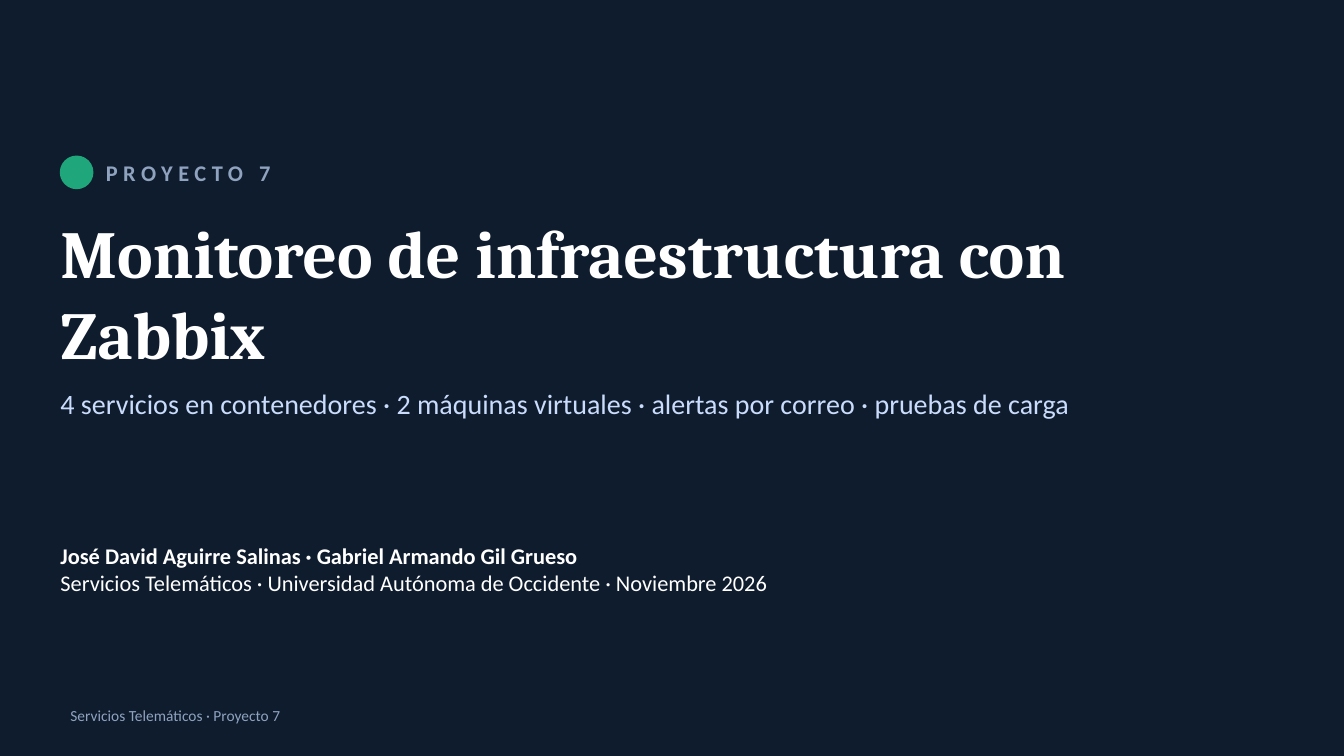
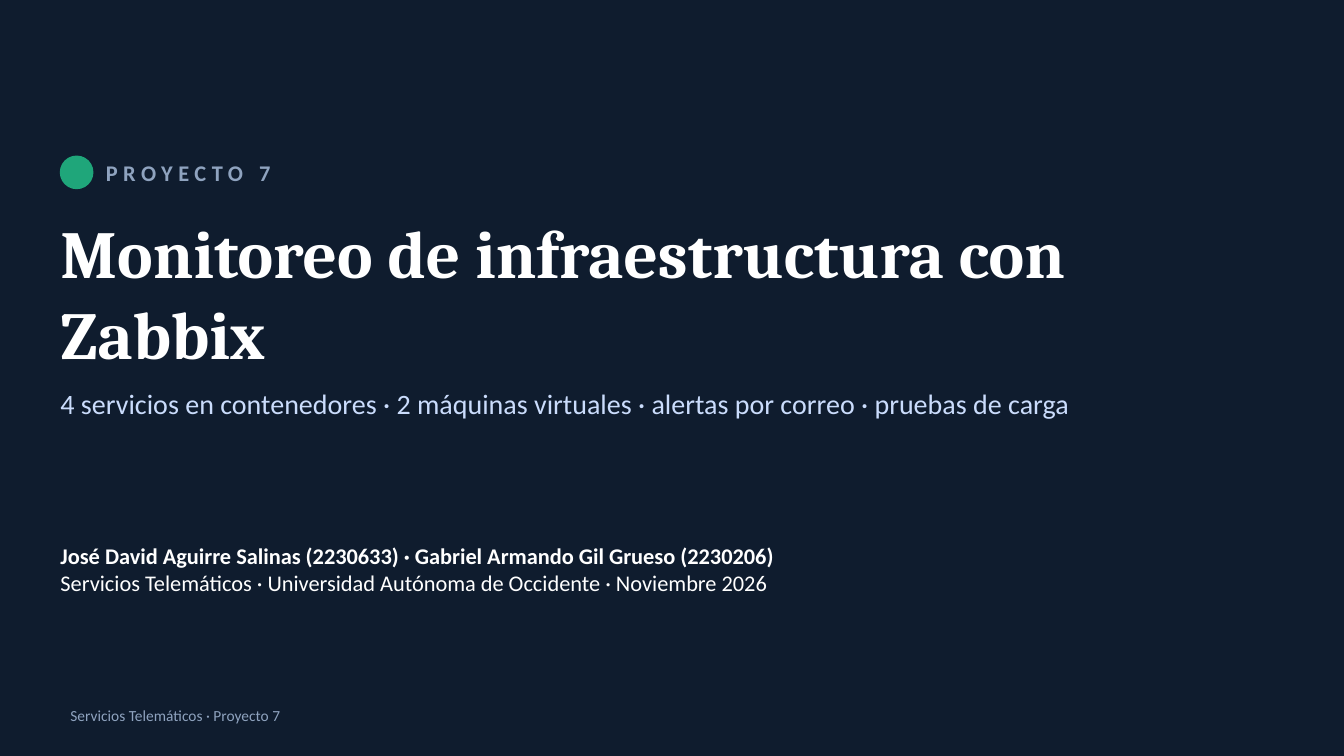
Before and after one commit to phantom-beat/Project-zabbix, a slide deck: slide 1 of docs/Presentacion_Proyecto7.pptx. Drawn at 1344x756 pixels with LibreOffice and Linux fonts; fonts in the diff are those of the drawing. Boxes give left, top, right and bottom in pixels: in the first picture for what was removed or moved away, otherwise in the second. Text is boxed around its words. In the diff, an @@ line names an element or a change of style, - is before the commit and + after.

```diff
--- a/docs/Presentacion_Proyecto7.pptx
+++ b/docs/Presentacion_Proyecto7.pptx
@@ text at bbox=[60, 547, 773, 568]: text changed @@
-José David Aguirre Salinas · Gabriel Armando Gil Grueso
+José David Aguirre Salinas (2230633) · Gabriel Armando Gil Grueso (2230206)
```
Also in this commit, not shown: 6 other files.
